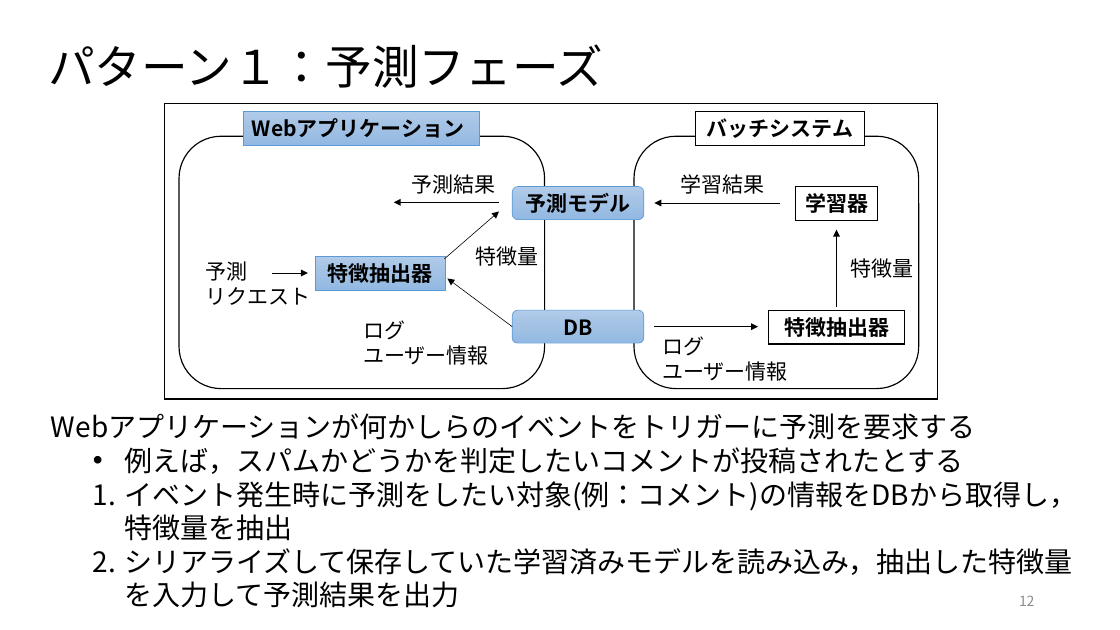
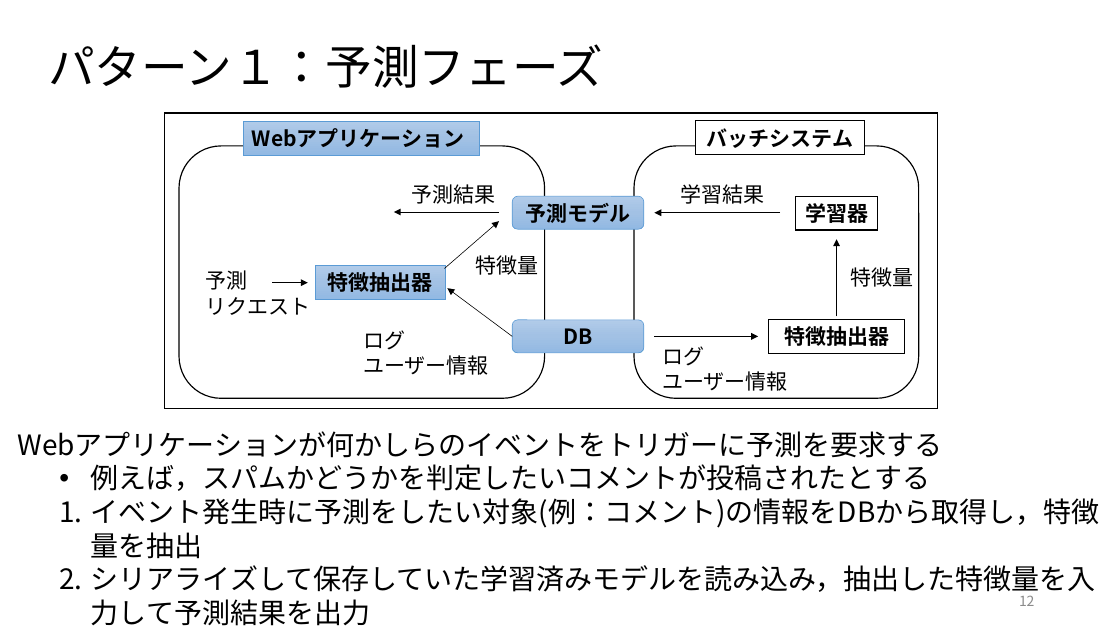
Before and after one commit to ryosuke-ku/Rinko, a slide deck: slide 12 of 仕事ではじめる機械学習第4章.pptx. Drawn at 1120x630 pixels with LibreOffice and Linux fonts; fonts in the diff are those of the drawing. Boxes give left, top, right and bottom in pixels: in the first picture for what was removed or moved away, otherwise in the second. Text is boxed around its words. In the diff, an @@ line names an element or a change of style, - is before the commit and + after.

Commit message:
add 仕事で始める機械学習第4章を編集しました

```diff
--- a/仕事ではじめる機械学習第4章.pptx
+++ b/仕事ではじめる機械学習第4章.pptx
@@ 7 texts, 7 arrows, 6 rectangles, 4 rounded rectangles: place and size @@
-7 texts, 7 arrows, 6 rectangles, 4 rounded rectangles at box(165, 103, 938, 399)
+7 texts, 7 arrows, 6 rectangles, 4 rounded rectangles at box(165, 113, 938, 408)
@@ text "Webアプリケーションが何かしらのイベントをトリガーに予測を要求する" rewrapped from box(51, 413, 1077, 608) to box(17, 431, 1100, 597) @@
```
Also in this commit, not shown: 2 other slides changed.
